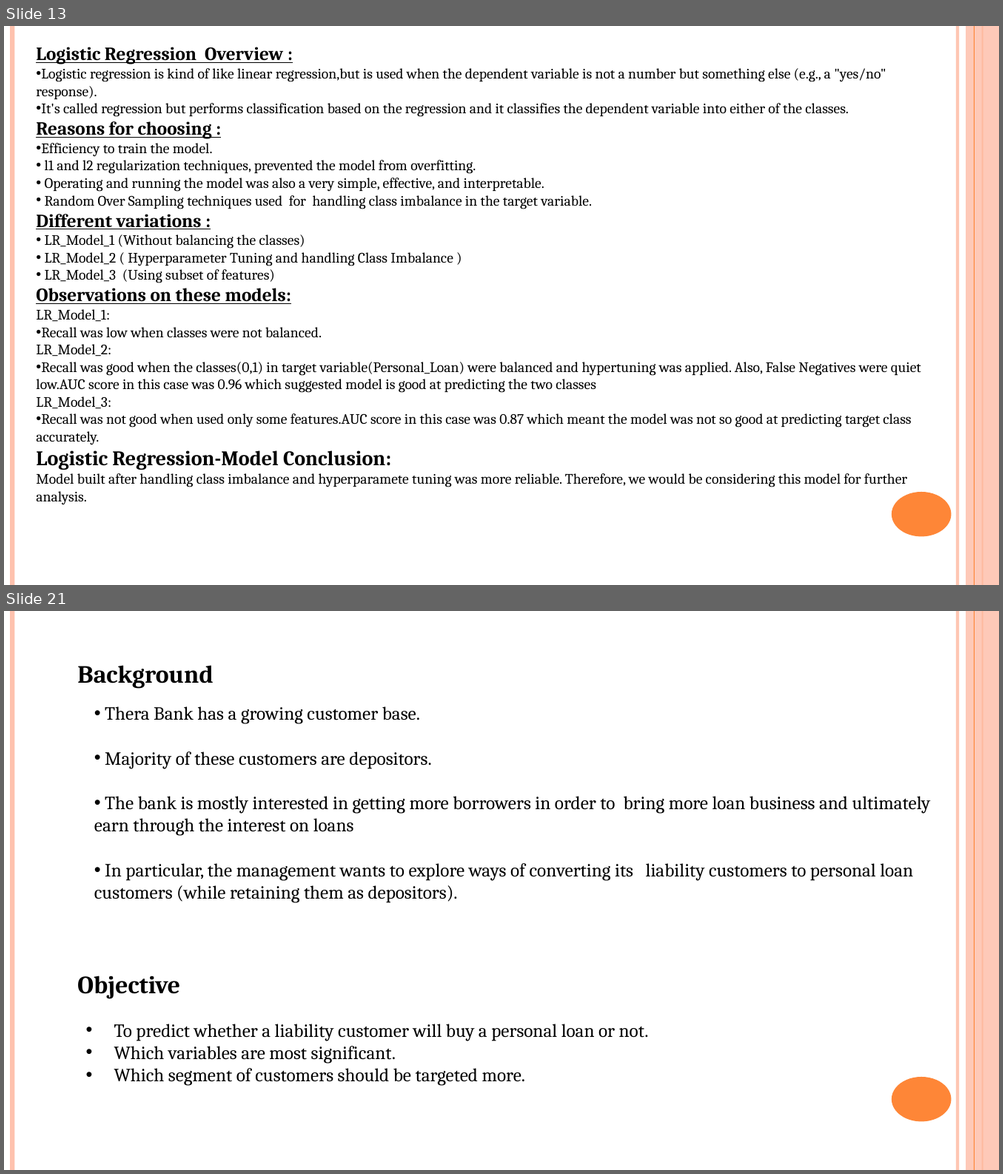
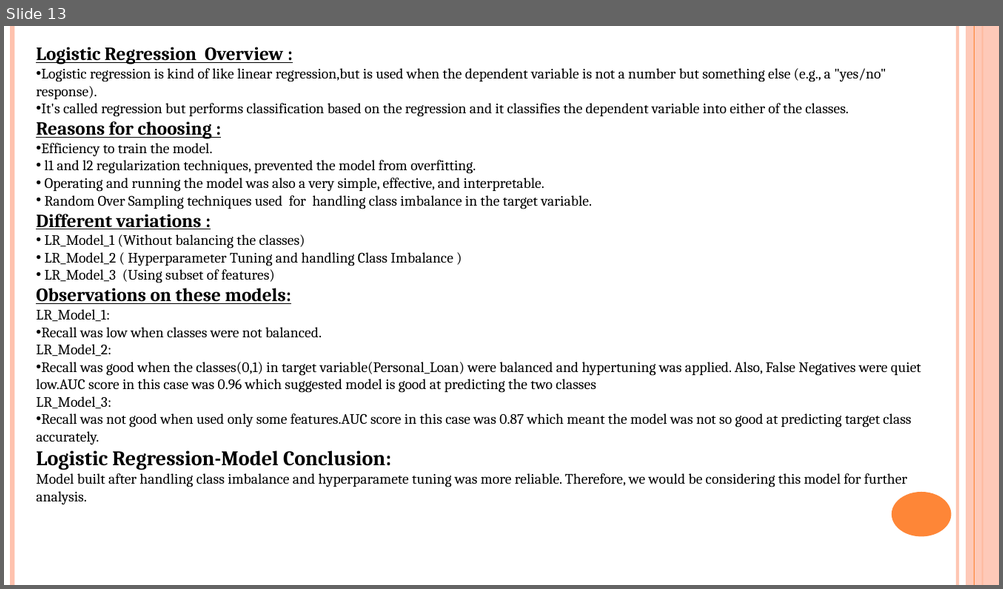
Before and after one commit to sachniv1023/final_project, a slide deck: Personal loan Campaign.pptx. Shown one above the other, each under a label of ours: slides 13 and 21 before the commit, slide 13 after it; the slides between them are not shown. The pictures are 1003x1174 and 1003x589 pixels, drawn with LibreOffice and Linux fonts; fonts in the diff are those of the drawing. Boxes give left, top, right and bottom in pixels: in the first picture for what was removed or moved away, otherwise in the second. Text is boxed around its words. In the diff, an @@ line names an element or a change of style, - is before the commit and + after.

```diff
--- a/Personal loan Campaign.pptx
+++ b/Personal loan Campaign.pptx
@@ slide 21 removed at box(4, 611, 999, 1170), background #FFFFFF; not listed: 6 template elements that a slide beside it also shows @@
@@ text removed at box(77, 665, 213, 689) @@
-Background
@@ text removed at box(94, 706, 930, 903) @@
-• Thera Bank has a growing customer base.
-• Majority of these customers are depositors.
-• The bank is mostly interested in getting more borrowers in order to bring more loan business and ultimately earn through the interest on loans
-• In particular, the management wants to explore ways of converting its liability customers to personal loan customers (while retaining them as depositors).
@@ text removed at box(77, 976, 180, 999) @@
-Objective
@@ text removed at box(114, 1024, 649, 1086) @@
-• To predict whether a liability customer will buy a personal loan or not.
-• Which variables are most significant.
-• Which segment of customers should be targeted more.
```
Also in this commit, not shown: 5 slides changed, 8 slides added, 1 other slide removed, 1 other file.
